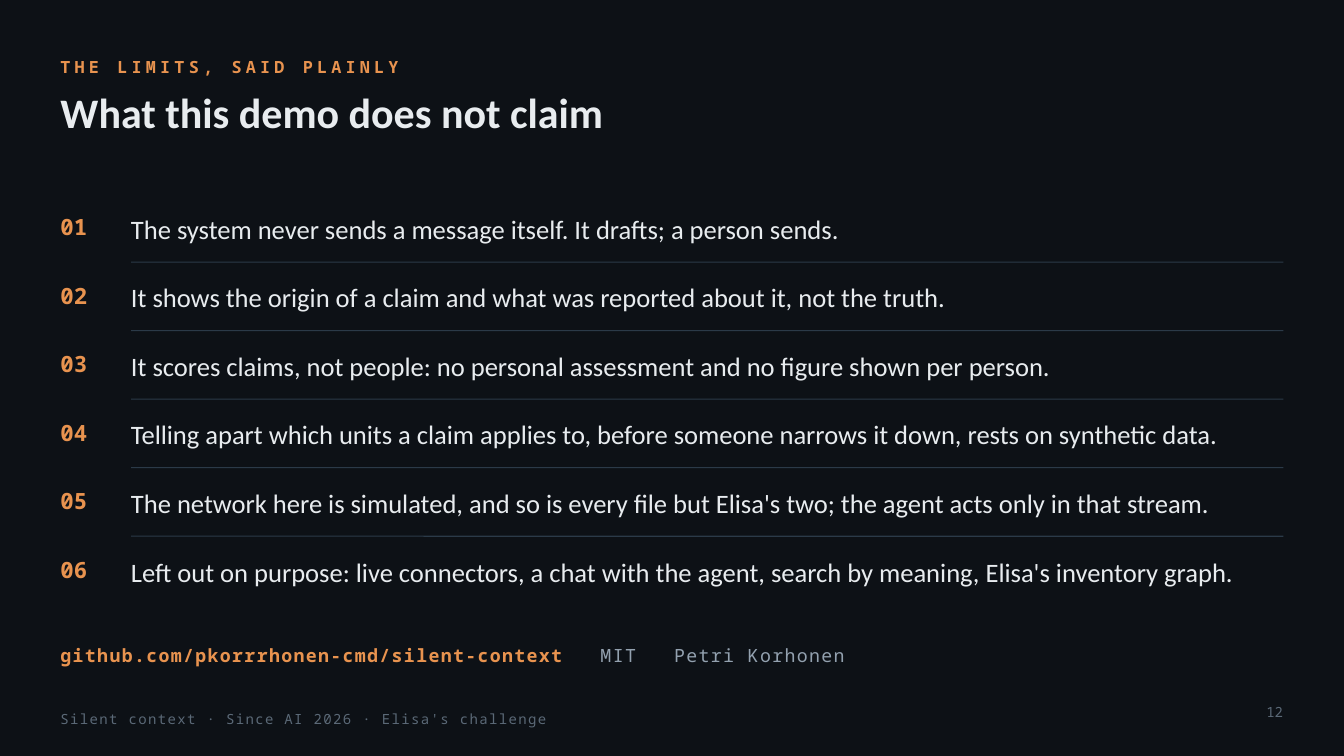
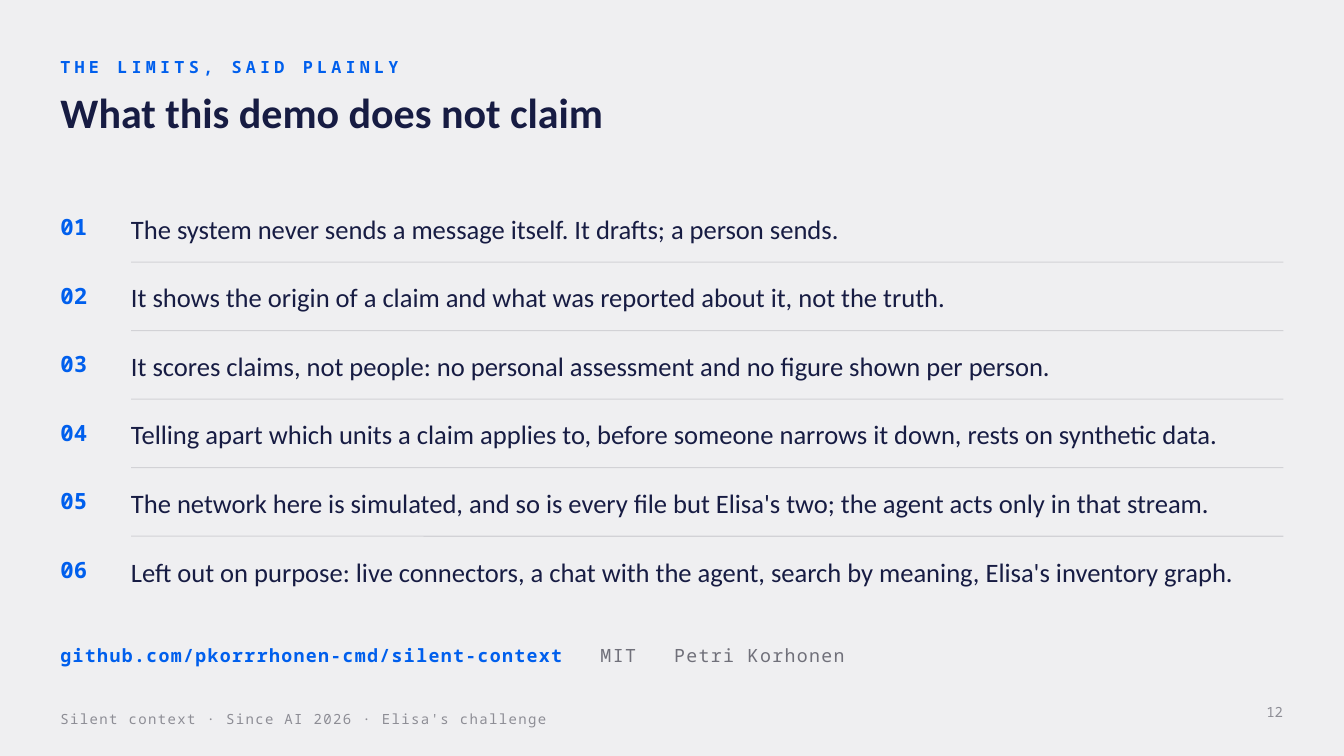
Before and after one commit to pkorrrhonen-cmd/silent-context, a slide deck: slide 12 of docs/slides/silent-context.pptx. Drawn at 1344x756 pixels with LibreOffice and Linux fonts; fonts in the diff are those of the drawing. Boxes give left, top, right and bottom in pixels: in the first picture for what was removed or moved away, otherwise in the second. Text is boxed around its words. In the diff, an @@ line names an element or a change of style, - is before the commit and + after.

```diff
--- a/docs/slides/silent-context.pptx
+++ b/docs/slides/silent-context.pptx
@@ background #0D1116 to #EFEFF1 @@
@@ line (131, 262) - (1284, 262): stroke #2B3A48 0.75 pt to #D2D2D6 0.75 pt @@
@@ line (131, 331) - (1284, 331): stroke #2B3A48 0.75 pt to #D2D2D6 0.75 pt @@
@@ line (131, 399) - (1284, 399): stroke #2B3A48 0.75 pt to #D2D2D6 0.75 pt @@
@@ line (131, 468) - (1284, 468): stroke #2B3A48 0.75 pt to #D2D2D6 0.75 pt @@
@@ line (131, 536) - (1284, 536): stroke #2B3A48 0.75 pt to #D2D2D6 0.75 pt @@
@@ text colour #E8934F to #005FED in 7 elements at (x1=60, y1=61, x2=399, y2=76), (x1=60, y1=219, x2=87, y2=236), (x1=60, y1=287, x2=87, y2=305), (x1=60, y1=355, x2=87, y2=373), (x1=60, y1=425, x2=87, y2=442), (x1=60, y1=493, x2=87, y2=510), (x1=60, y1=562, x2=87, y2=579) @@
@@ text colour #E8ECEF to #171C43 in 7 elements at (x1=60, y1=98, x2=603, y2=129), (x1=131, y1=220, x2=839, y2=244), (x1=131, y1=288, x2=945, y2=312), (x1=131, y1=357, x2=1050, y2=381), (x1=131, y1=425, x2=1216, y2=449), (x1=131, y1=494, x2=1209, y2=518), (x1=131, y1=563, x2=1232, y2=587) @@
@@ text "github.com/pkorrrhonen-cmd/silent-context MIT Petri Korhonen" at (x1=60, y1=648, x2=845, y2=667): text colour #E8934F to #005FED in "github.com/pkorrrhonen-cmd/silent-context"; text colour #93A1AF to #70707A in "MIT Petri Korhonen" @@
@@ text "Silent context · Since AI ..." at (x1=60, y1=713, x2=546, y2=727): text colour #5B6977 to #8D8D95 @@
@@ page number at (x1=1266, y1=707, x2=1283, y2=717): text colour #5B6977 to #8D8D95 @@
```
Also in this commit, not shown: 11 other slides changed, 17 other files.
